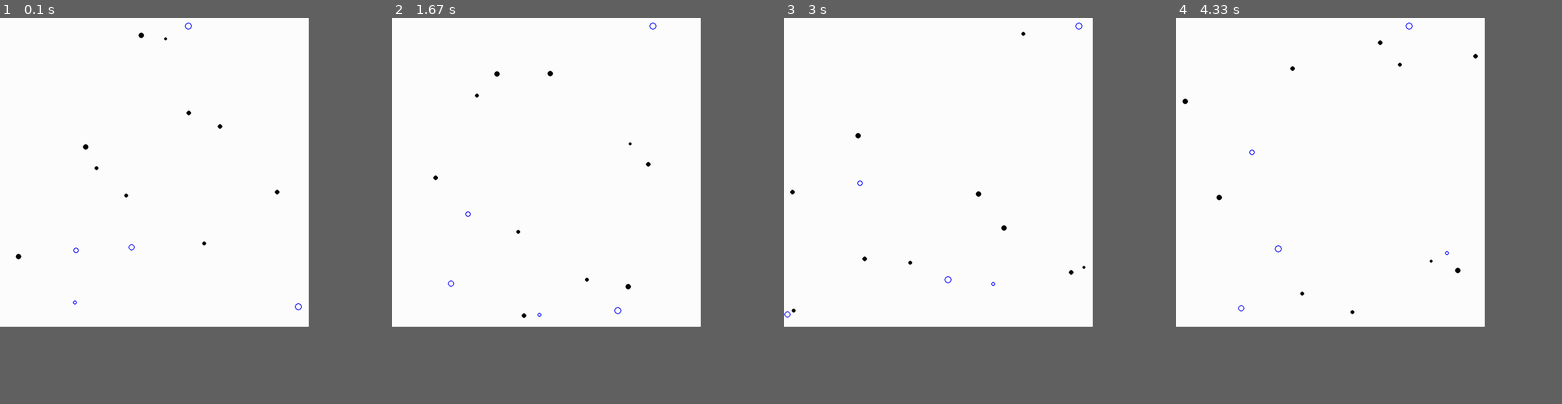
Above: before the commit, frames 1-4 (left to right).
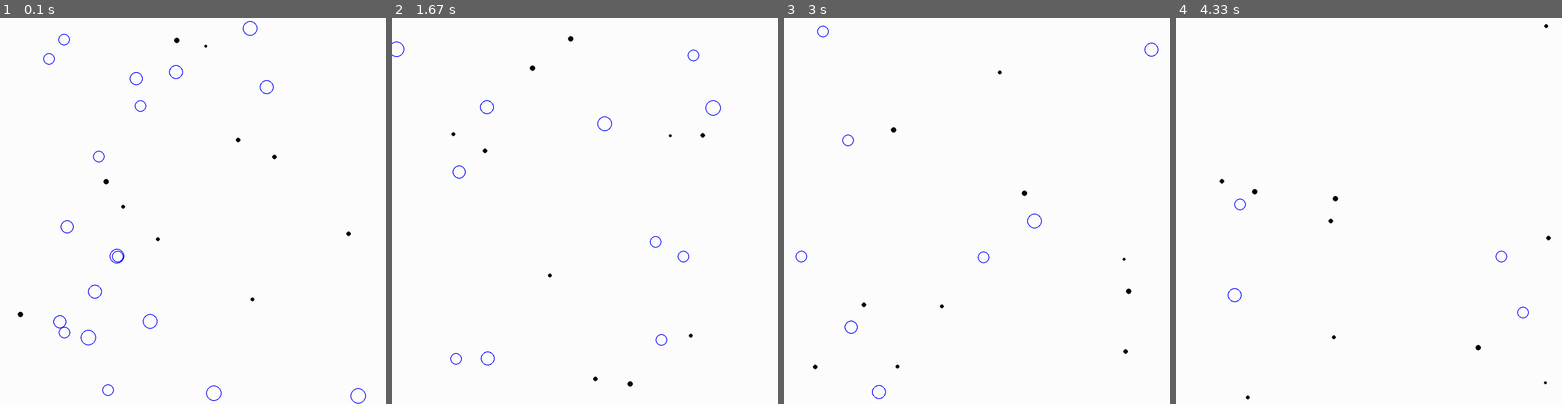
Above: after the commit, the same moments.

Repository: dgibson314/pygame
Game: pygame game, started from world.py
Two runs of this game, one before a commit and one after it. Both use one fixed random seed, a clock stepped at 60 frames per second and the inputs below.
Inputs:
- Up to frame 1 (0.1 s): no input
- Up to frame 2 (1.67 s): no input
- Up to frame 3 (3 s): no input
- Up to frame 4 (4.33 s): no input
The window is 720x720 before the commit and 900x900 after it. Grey fills any space a smaller window leaves; there, only what the larger window draws over its background counts as a difference.

The runs differ from the first frame. In frame 1, 0.9% of the frame differs, in the area x 4-95%, y 0-100%; in frame 2, 0.6%; in frame 3, 0.5%; in frame 4, 0.4%.

Commit message:
Shells are now basically Bubbles

Diff:
--- a/world.py
+++ b/world.py
@@ -1,5 +1,6 @@
 import os
 import sys
+import math
 import random
 import pygame
 
@@ -8,9 +9,9 @@
 BLUE = (0, 0, 255)
 WHITE = (255, 255, 255)
 
-SCREEN_SIZE = (800, 800)
+SCREEN_SIZE = (1000, 1000)
 NUM_PARTICLES = 10
-NUM_SHELLS = 5
+NUM_BUBBLES = 20
 
 
 class State():
@@ -60,8 +61,14 @@
         dy = self.state.y_pos + self.state.vy
         return dy > height or dy < 0
 
+    def touching(self, particle):
+        delta_x = self.state.x_pos - particle.state.x_pos
+        delta_y = self.state.y_pos - particle.state.y_pos
+        distance = math.sqrt(delta_x ** 2 + delta_y ** 2)
+        return distance <= (self.radius + particle.radius)
 
-class Shell(Particle):
+
+class Bubble(Particle):
     def __init__(self, state, radius, thickness, color=BLUE):
         Particle.__init__(self, state, radius, color)
         self.thickness = thickness
@@ -86,7 +93,7 @@
 
     # Add particles and shells
     particles = []
-    shells = []
+    bubbles = []
 
     for i in range(0, NUM_PARTICLES):
         rand_state = State(
@@ -97,14 +104,14 @@
         rand_radius = random.randint(2, 7)
         particles.append(Particle(rand_state, rand_radius))
 
-    for i in range(0, NUM_SHELLS):
+    for i in range(0, NUM_BUBBLES):
         rand_state = State(
             random.randint(0, screen.get_width()),
             random.randint(0, screen.get_height()),
-            random.randint(-2, 2),
-            random.randint(-2, 2))
-        rand_radius = random.randint(5, 9)
-        shells.append(Shell(rand_state, rand_radius, 2))
+            random.randint(-1, 1),
+            random.randint(-1, 1))
+        rand_radius = random.randint(15, 20)
+        bubbles.append(Bubble(rand_state, rand_radius, 2))
 
     # Prepare display objects
     clock = pygame.time.Clock()
@@ -121,15 +128,18 @@
         # Update particle positions
         for particle in particles:
             particle.update()
-        for shell in shells:
-            shell.update()
+            for bubble in bubbles:
+                if particle.touching(bubble):
+                    bubbles.remove(bubble)
+                else:
+                    bubble.update()
 
         # Draw everything
         screen.blit(background, (0, 0))
         for particle in particles:
             particle.draw()
-        for shell in shells:
-            shell.draw()
+        for bubble in bubbles:
+            bubble.draw()
         pygame.display.flip()
 
 
